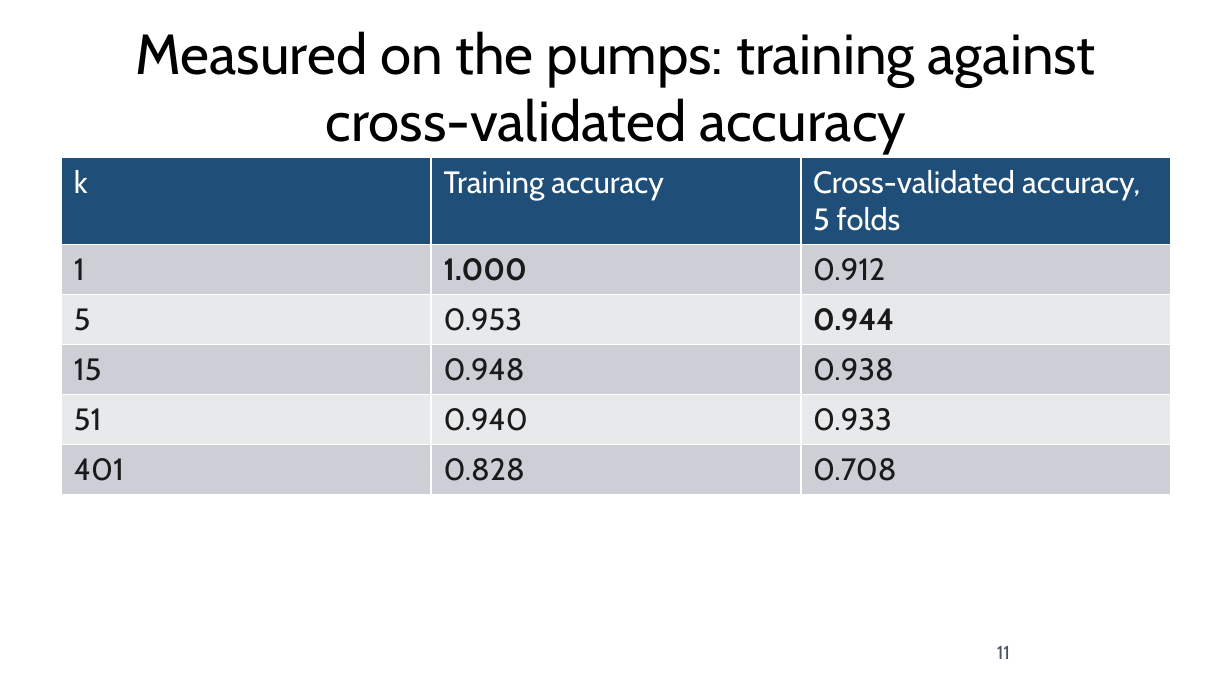
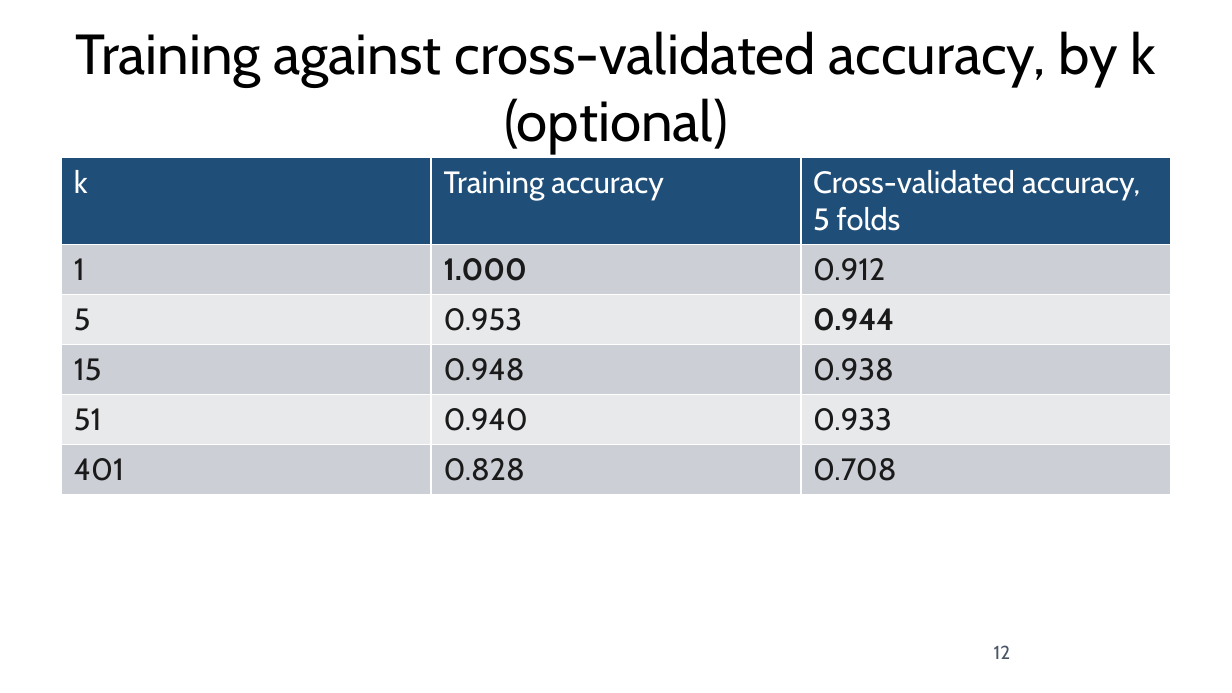
Before and after one commit to fabioantonini/technologies-for-artificial-intelligence, a slide deck: slide 12 of Lessons/06_knn_naive_bayes_svm/Slides/knn_naive_bayes_svm_slides.pptx (slide 11 before the commit). Drawn at 1232x693 pixels with LibreOffice and Linux fonts; fonts in the diff are those of the drawing; background and template pictures are left out. Boxes give left, top, right and bottom in pixels: in the first picture for what was removed or moved away, otherwise in the second. Text is boxed around its words. In the diff, an @@ line names an element or a change of style, - is before the commit and + after.

```diff
--- a/Lessons/06_knn_naive_bayes_svm/Slides/knn_naive_bayes_svm_slides.pptx
+++ b/Lessons/06_knn_naive_bayes_svm/Slides/knn_naive_bayes_svm_slides.pptx
@@ title at <box>76,31,1155,154</box>: text changed @@
-Measured on the pumps: training against cross-validated accuracy
+Training against cross-validated accuracy, by k (optional)
@@ page number at <box>994,645,1011,659</box>: text changed @@
-11
+12
```
Also in this commit, not shown: 16 other slides changed, 2 slides added, 12 other files.
